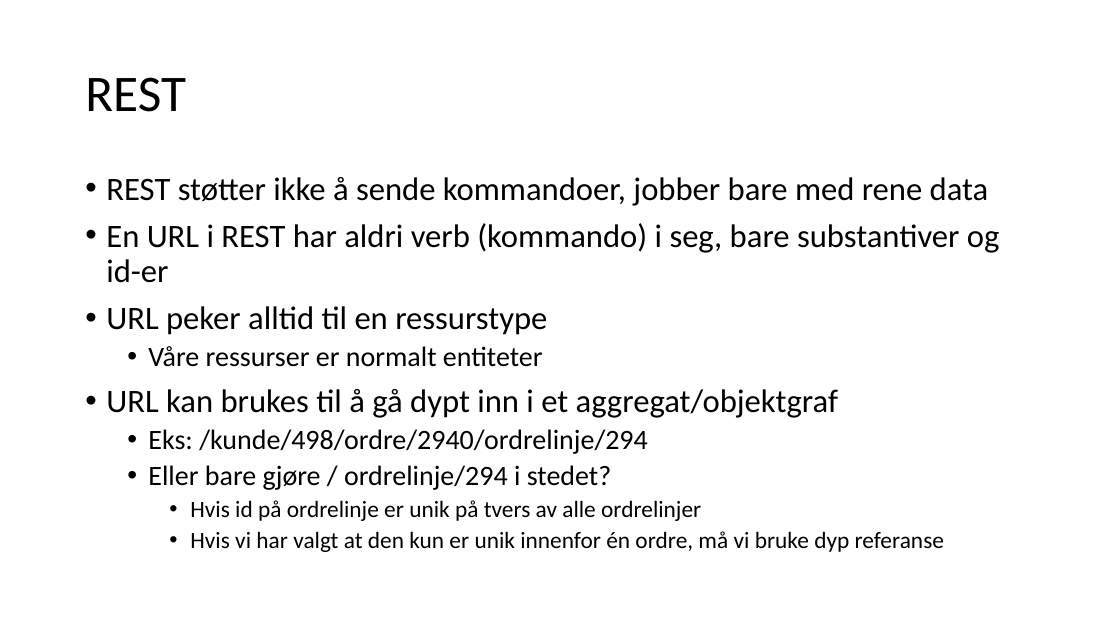
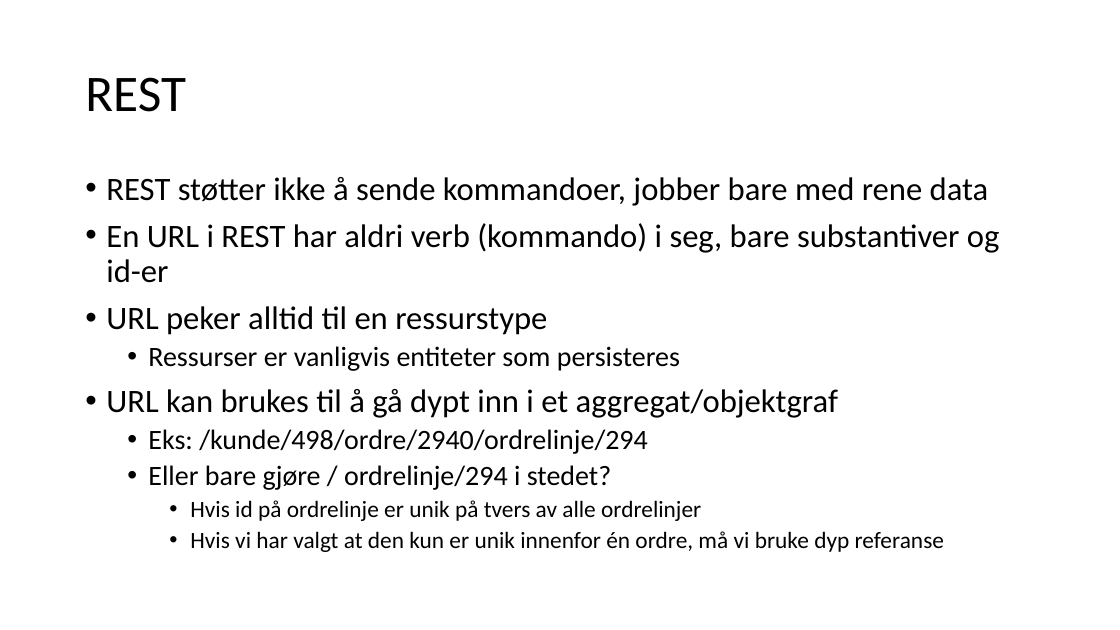
Before and after one commit to arakvaag/api-workshop, a slide deck: slide 5 of API-workshop.pptx. Drawn at 1120x630 pixels with LibreOffice and Linux fonts; fonts in the diff are those of the drawing. Boxes give left, top, right and bottom in pixels: in the first picture for what was removed or moved away, otherwise in the second. Text is boxed around its words. In the diff, an @@ line names an element or a change of style, - is before the commit and + after.

```diff
--- a/API-workshop.pptx
+++ b/API-workshop.pptx
@@ text at (148, 346, 680, 371): text changed @@
-  • Våre ressurser er normalt entiteter
+  • Ressurser er vanligvis entiteter som persisteres
```
Also in this commit, not shown: 2 other slides changed.
